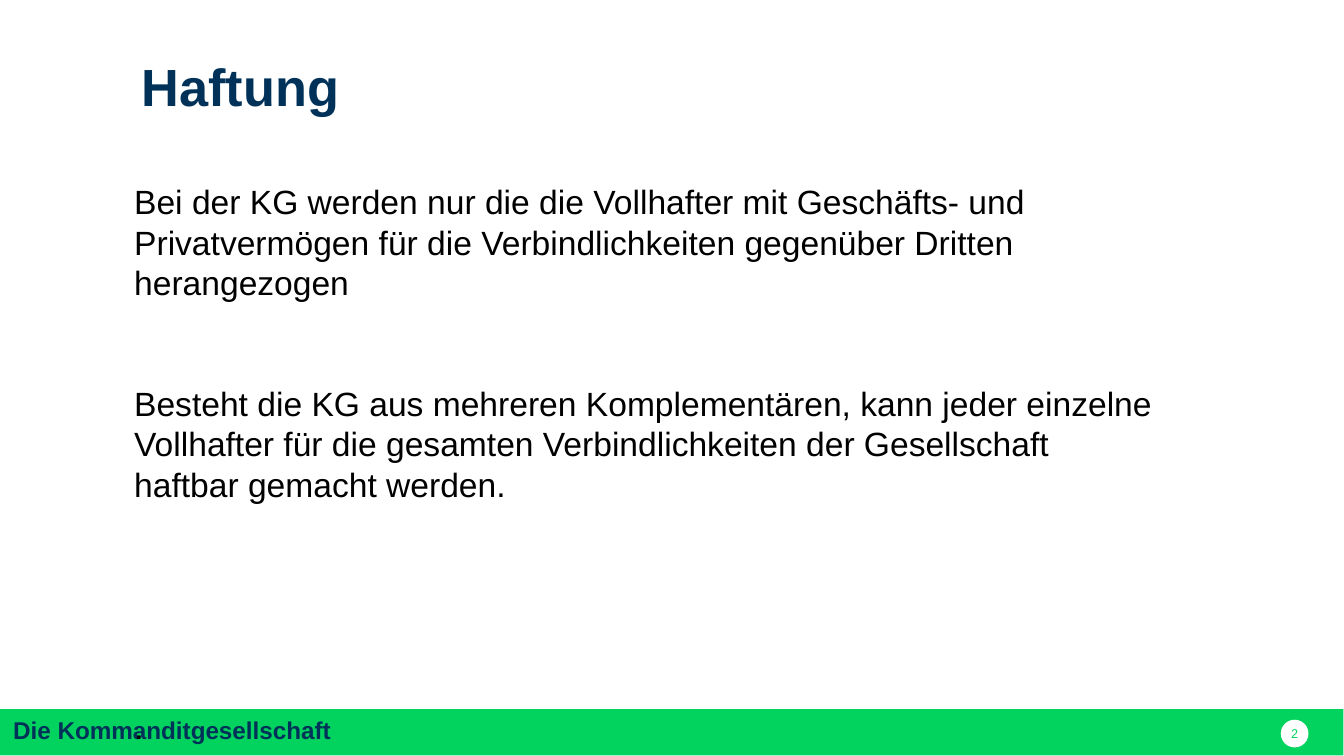
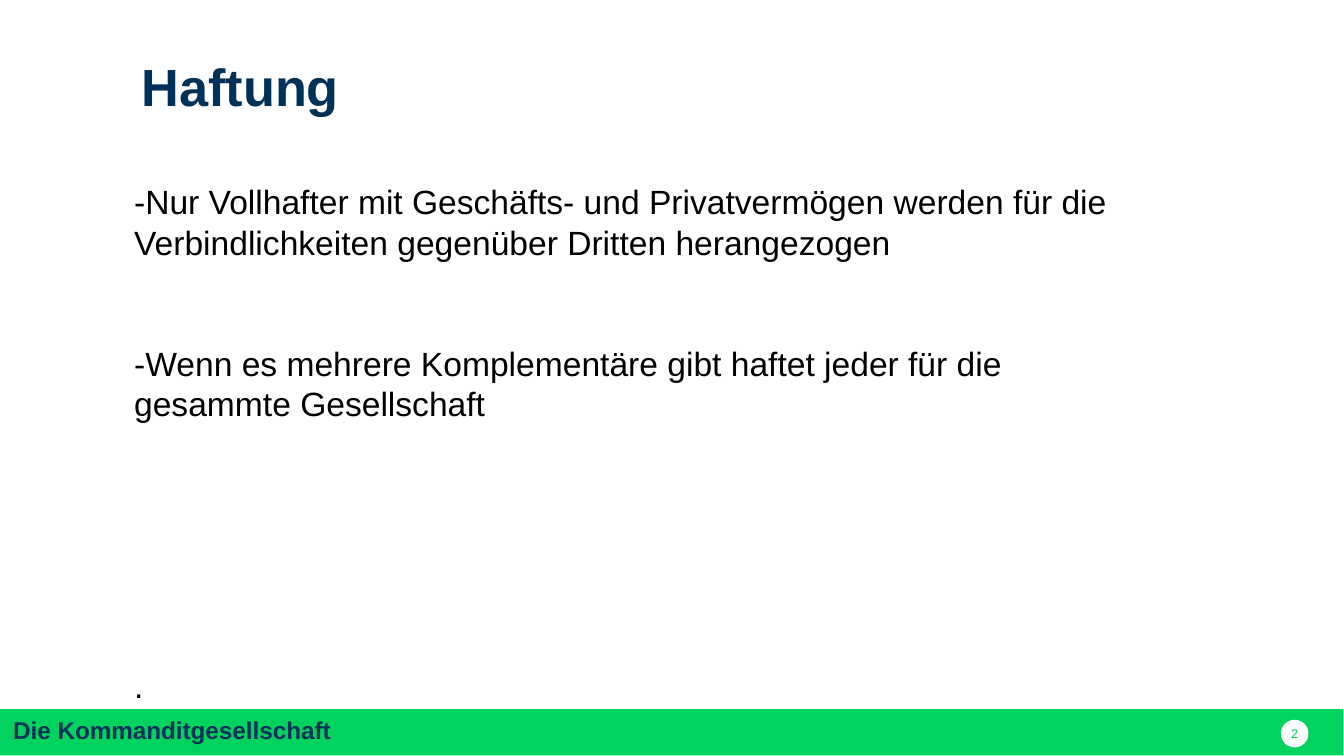
Before and after one commit to nodeg/exercises, a slide deck: slide 2 of Referat_BWP_KG_michael.pptx. Drawn at 1344x756 pixels with LibreOffice and Linux fonts; fonts in the diff are those of the drawing. Boxes give left, top, right and bottom in pixels: in the first picture for what was removed or moved away, otherwise in the second. Text is boxed around its words. In the diff, an @@ line names an element or a change of style, - is before the commit and + after.

```diff
--- a/Referat_BWP_KG_michael.pptx
+++ b/Referat_BWP_KG_michael.pptx
@@ text at (134,189,1107,422): text changed @@
-Bei der KG werden nur die die Vollhafter mit Geschäfts- und Privatvermögen für die Verbindlichkeiten gegenüber Dritten herangezogen
-Besteht die KG aus mehreren Komplementären, kann jeder einzelne Vollhafter für die gesamten Verbindlichkeiten der Gesellschaft haftbar gemacht werden.
+-Nur Vollhafter mit Geschäfts- und Privatvermögen werden für die Verbindlichkeiten gegenüber Dritten herangezogen
+-Wenn es mehrere Komplementäre gibt haftet jeder für die gesammte Gesellschaft
```
Also in this commit, not shown: 1 other slide changed.
